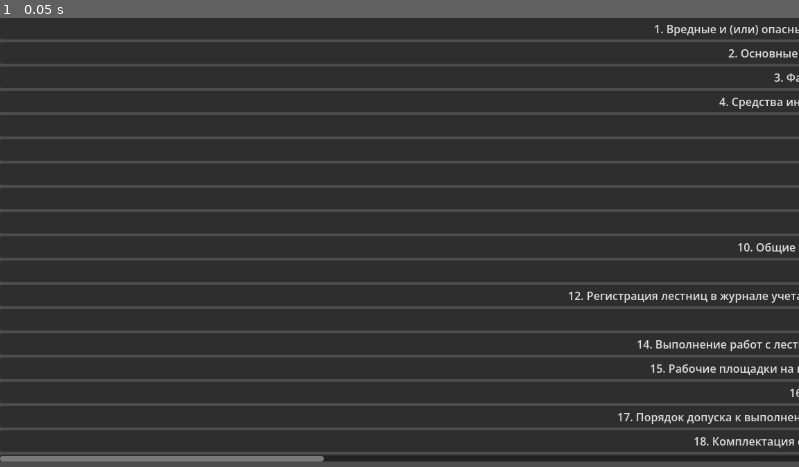
Above: before the commit, frame 1.
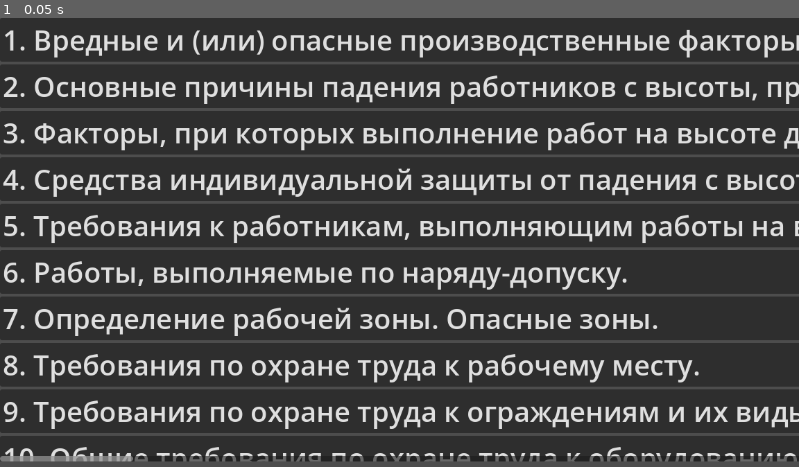
Above: after the commit, the same moment.

Repository: MV1312/labor_protection
Game: Godot game, scene res://scripts/main.tscn
The game is run twice, just before and just after one commit, with the same random seed, the same clock (stepped at 60 frames per second) and the same inputs.
Inputs:
- Up to frame 1 (0.05 s): no input

The runs differ from the first frame. In frame 1, 30% of the frame differs, in the area x 0-100%, y 1-99%.

Commit message:
added a signal for the return button. In the code, the font is enlarged and the font is shifted

Diff:
--- a/scenes/main.gd
+++ b/scenes/main.gd
@@ -1,8 +1,8 @@
 extends Control
 
 var tickets = [
-	["1. Вредные и (или) опасные производственные факторы, воздействующие на работника, выполняющего работы на высоте.", "Ответ: "],
-	["2. Основные причины падения работников с высоты, причины падения предметов на работника.", "Ответ: "],
+	["1. Вредные и (или) опасные производственные факторы, воздействующие на работника, выполняющего работы на высоте.", "Ответ: 1"],
+	["2. Основные причины падения работников с высоты, причины падения предметов на работника.", "Ответ: 2"],
 	["3. Факторы, при которых выполнение работ на высоте должно быть прекращено.", "Ответ: "],
 	["4. Средства индивидуальной защиты от падения с высоты. Выбор средств индивидуальной защиты.", "Ответ: "],
 	["5. Требования к работникам, выполняющим работы на высоте.", "Ответ: "],
@@ -84,17 +84,42 @@
 	create_question_buttons()
 	_on_back_button_pressed()
 
+
 # Функция для генерации кнопок с вопросами
 func create_question_buttons():
 	for i in range(tickets.size()):
 		var button = Button.new()
 		button.text = tickets[i][0]
+		button.set_text_alignment(HORIZONTAL_ALIGNMENT_LEFT) # отображение текста с лева
+
+		# Основные настройки шрифта
+		button.add_theme_font_size_override("font_size", 40)
+
+		# Настройка выравнивания текста по левому краю
+		# button.theme_type_variation = "Button" # Убедись, что используешь базовый тип
+		# var default_font_size = button.get_theme_font_size("font_size")
+		# var default_font = button.get_theme_font("font")
+		#button.add_theme_constant_override("text_alignment", HORIZONTAL_ALIGNMENT_LEFT)
+
+
+		#button.add_child(label)
+
+		# Дополнительные настройки
+		#button.custom_minimum_size = Vector2(0, 50)  # Минимальная высота кнопки
+		#button.size_flags_horizontal = Control.SIZE_EXPAND_FILL
+
+		#button.autowrap_mode = TextServer.AUTOWRAP_WORD_SMART  # Умный перенос слов
+		#button.text_overrun_behavior = TextServer.OVERRUN_TRIM_ELLIPSIS  # Многоточие если текст не помещается
+
 		button.pressed.connect(_on_question_button_pressed.bind(i))
 		questions_container.add_child(button)
 
+
+
+
 # Функция показа ответа
 func _on_question_button_pressed(index: int):
-	answer_label.text = tickets[index][1]
+	answer_label.text = tickets[index][0] + "\n"+ tickets[index][1]
 	answer_panel.show()
 
 # Функция «Назад»
--- a/scripts/main.tscn
+++ b/scripts/main.tscn
@@ -29,6 +29,7 @@
 
 [node name="VBoxContainer" type="VBoxContainer" parent="ScrollContainer" unique_id=1590031518]
 layout_mode = 2
+size_flags_horizontal = 0
 metadata/_edit_lock_ = true
 
 [node name="Panel" type="Panel" parent="." unique_id=1889348023]
@@ -65,3 +66,5 @@
 icon = ExtResource("1_o5qli")
 icon_alignment = 1
 metadata/_edit_lock_ = true
+
+[connection signal="pressed" from="Panel/Button" to="." method="_on_back_button_pressed"]
